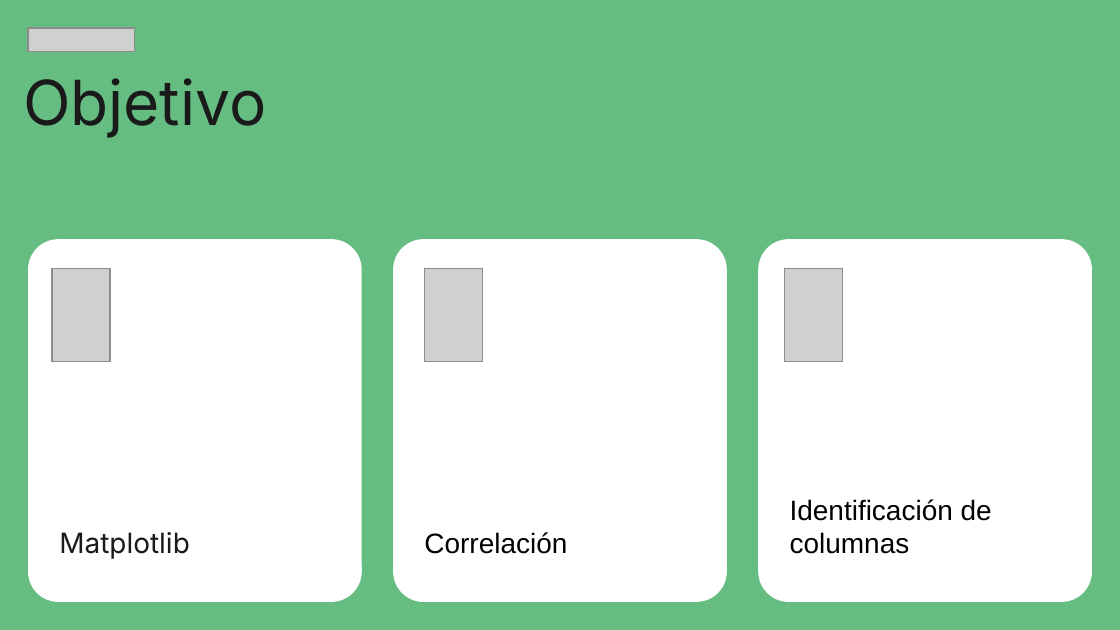
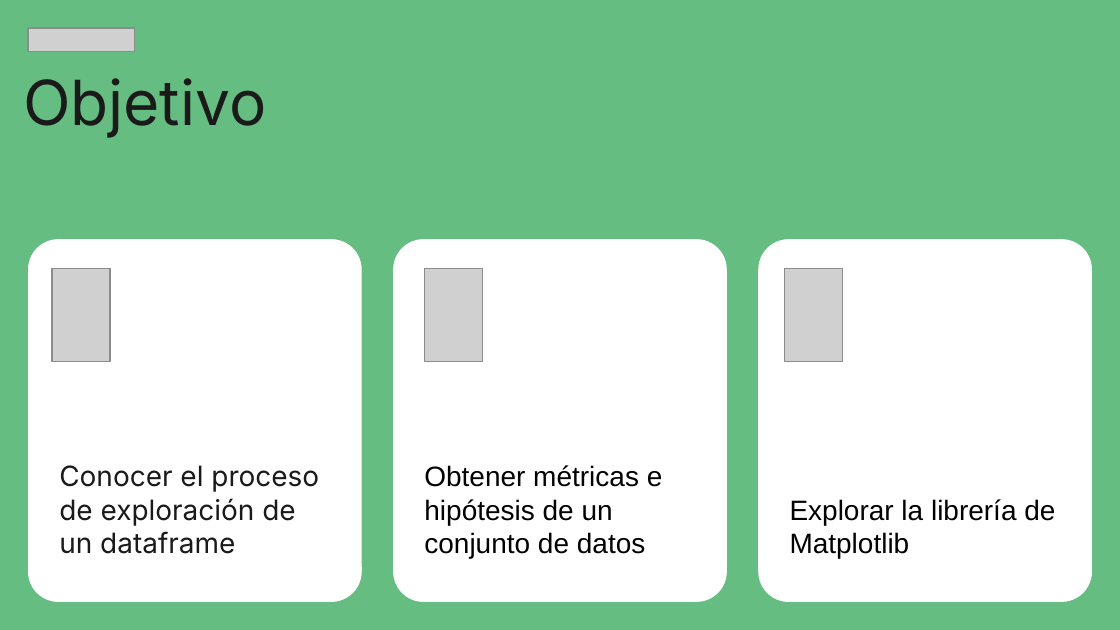
Before and after one commit to ljpiere/data_python_classes, a slide deck: slide 4 of DA/Webinar 08 - Sprint 4 - Graficas matplotlib/Webinar_7.pptx. Drawn at 1120x630 pixels with LibreOffice and Linux fonts; fonts in the diff are those of the drawing; grey boxes stand for pictures. Boxes give left, top, right and bottom in pixels: in the first picture for what was removed or moved away, otherwise in the second. Text is boxed around its words. In the diff, an @@ line names an element or a change of style, - is before the commit and + after.

```diff
--- a/DA/Webinar 08 - Sprint 4 - Graficas matplotlib/Webinar_7.pptx
+++ b/DA/Webinar 08 - Sprint 4 - Graficas matplotlib/Webinar_7.pptx
@@ text in rounded rectangle at [59, 465, 319, 554]: text changed @@
-Matplotlib
+Conocer el proceso de exploración de un dataframe
@@ text in rounded rectangle at [424, 465, 663, 558]: text changed @@
-Correlación
+Obtener métricas e hipótesis de un conjunto de datos
@@ text in rounded rectangle at [790, 499, 1055, 558]: text changed @@
-Identificación de columnas
+Explorar la librería de Matplotlib
```
Also in this commit, not shown: 21 other files.
